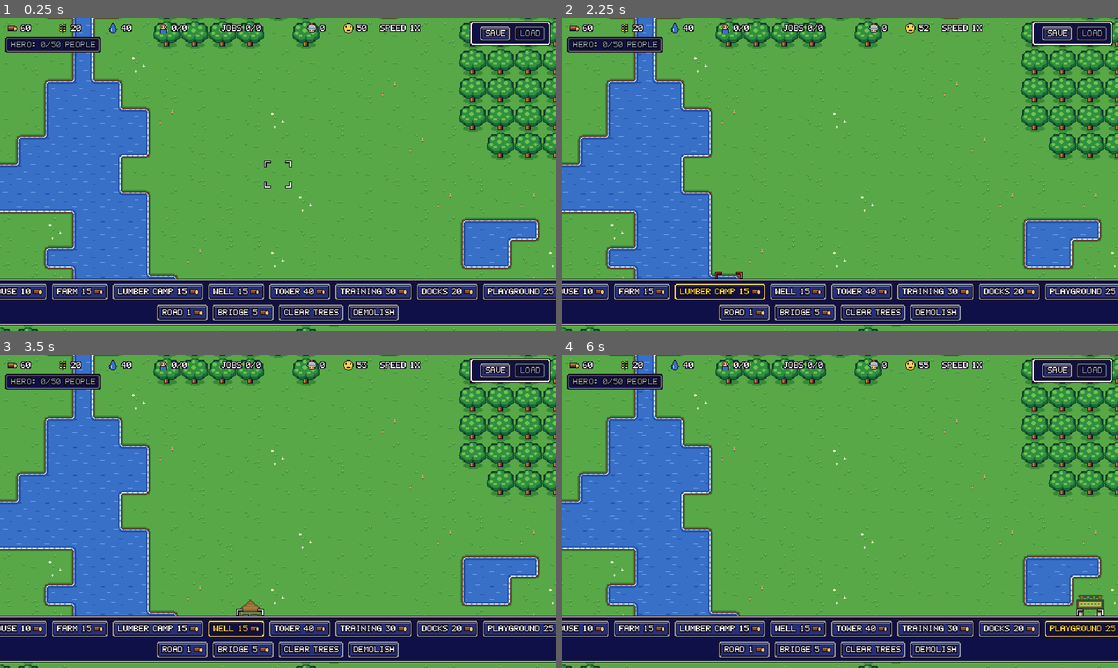
Above: before the commit, frames 1-4 (two rows, left to right).
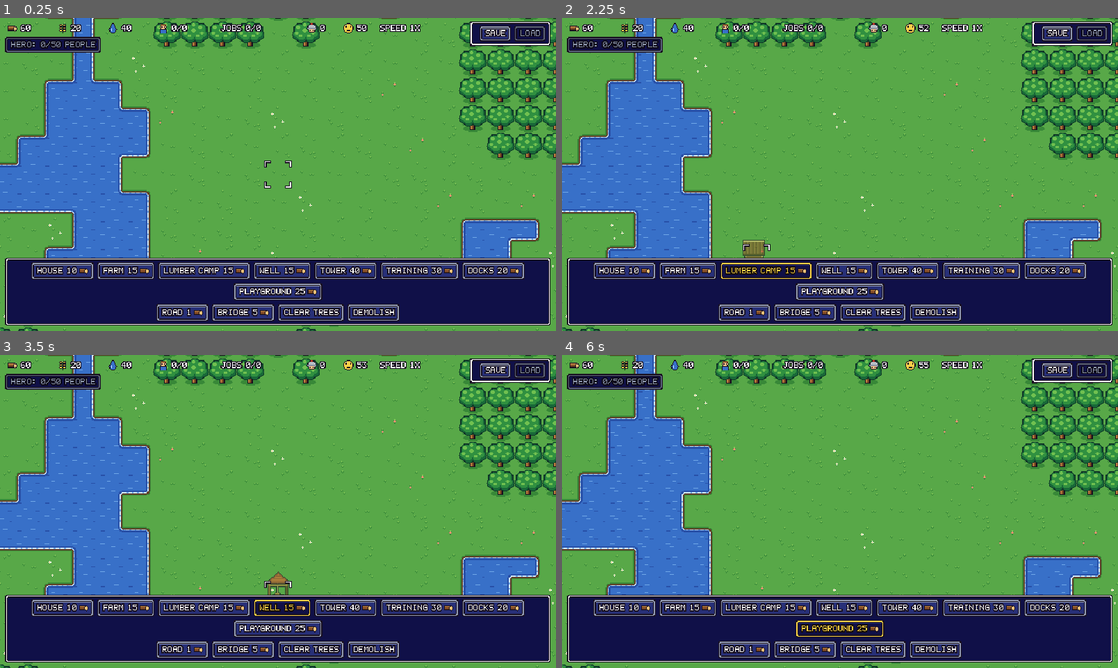
Above: after the commit, the same moments.

Repository: mogileoli/village-game
Game: Godot game, scene res://scenes/main.tscn
Same seed, same stepped clock (60 frames per second), same inputs: the game is played once before the commit and once after it.
Inputs:
- Up to frame 1 (0.25 s): no input
- Up to frame 2 (2.25 s): click "House 10" at 0.5 s; click "Farm 15" at 1.25 s; click "Lumber Camp 15" at 2 s
- Up to frame 3 (3.5 s): click "Well 15" at 2.75 s
- Up to frame 4 (6 s): click "Tower 40" at 3.5 s; click "Training 30" at 4.25 s; click "Docks 20" at 5 s; click "Playground 25" at 5.75 s

The runs differ from the first frame. In frame 1, 12% of the frame differs, in the area x 0-100%, y 76-99%; in frame 2, 12%; in frame 3, 12%, in the area x 0-100%, y 69-99%; in frame 4, 12%.

Commit message:
Connect playgrounds to happiness and fit the toolbar
- Fun now rises with running attractions: neutral without any, up to
  full when attractions entertain the whole village.
- A village badly short of food, water or jobs can't be happier than
  Okay, so being fed but jobless no longer counts as happy.
- Toolbar rows wrap, so Docks and Playground fit on 640px screens.

Co-Authored-By: Claude Opus 5.5 <noreply@anthropic.com>

Diff:
--- a/scenes/main.tscn
+++ b/scenes/main.tscn
@@ -433,6 +433,7 @@
 one_shot = true
 
 [node name="ToolPanel" type="PanelContainer" parent="HUD"]
+custom_minimum_size = Vector2(628, 0)
 anchors_preset = 7
 anchor_left = 0.5
 anchor_top = 1.0
@@ -446,12 +447,12 @@
 [node name="Rows" type="VBoxContainer" parent="HUD/ToolPanel"]
 layout_mode = 2
 
-[node name="BuildingTools" type="HBoxContainer" parent="HUD/ToolPanel/Rows"]
+[node name="BuildingTools" type="HFlowContainer" parent="HUD/ToolPanel/Rows"]
 unique_name_in_owner = true
 layout_mode = 2
 alignment = 1
 
-[node name="LandTools" type="HBoxContainer" parent="HUD/ToolPanel/Rows"]
+[node name="LandTools" type="HFlowContainer" parent="HUD/ToolPanel/Rows"]
 unique_name_in_owner = true
 layout_mode = 2
 alignment = 1
--- a/scripts/game/hud.gd
+++ b/scripts/game/hud.gd
@@ -89,8 +89,8 @@
 @onready var _teleport_button: Button = %TeleportButton
 @onready var _hero_creator: HeroCreator = %HeroCreator
 @onready var _playground_panel: PlaygroundPanel = %PlaygroundPanel
-@onready var _building_tools: HBoxContainer = %BuildingTools
-@onready var _land_tools: HBoxContainer = %LandTools
+@onready var _building_tools: HFlowContainer = %BuildingTools
+@onready var _land_tools: HFlowContainer = %LandTools
 @onready var _status: Label = %Status
 @onready var _status_timer: Timer = %StatusTimer
 @onready var _load_button: Button = %LoadButton
@@ -364,7 +364,7 @@
 		pressed.button_pressed = false
 
 
-func _add_tool(row: HBoxContainer, label: String, tool: StringName, icon: Texture2D) -> void:
+func _add_tool(row: HFlowContainer, label: String, tool: StringName, icon: Texture2D) -> void:
 	var button := Button.new()
 	button.text = label
 	button.icon = icon
--- a/scripts/sim/happiness.gd
+++ b/scripts/sim/happiness.gd
@@ -46,8 +46,13 @@
 ## Each building a dragon destroys adds this many ticks of fear, up to the most.
 const FEAR_TICKS_PER_LOST_BUILDING := 60
 const MAX_FEAR_TICKS := 240
-## Until there's something to do for fun, it neither helps nor hurts much.
+## Without any running attractions, fun neither helps nor hurts much. Running
+## attractions raise it toward 1 as they entertain more of the village.
 const NEUTRAL_SCORE := 0.5
+## A village badly short of any of these can't be happier than OKAY, however
+## well everything else is going.
+const ESSENTIALS: Array[StringName] = [&"food", &"water", &"jobs"]
+const ESSENTIAL_MINIMUM := 0.5
 
 ## Growth effects, counted in population rounds (one per VillageSim.POPULATION_INTERVAL).
 ## Happy villages get an extra settler every this many rounds, delighted ones more often.
@@ -80,7 +85,16 @@
 	for factor in FACTORS:
 		total += factor.weight * factor_scores[factor.id]
 		weights += factor.weight
-	return MAX_VALUE * total / weights
+	var mix := MAX_VALUE * total / weights
+	for essential in ESSENTIALS:
+		if factor_scores[essential] < ESSENTIAL_MINIMUM:
+			return minf(mix, _highest_okay_value())
+	return mix
+
+
+## Just under the HAPPY threshold.
+static func _highest_okay_value() -> float:
+	return LEVEL_THRESHOLDS[Level.HAPPY - 1] - 1.0 / STEPS_PER_POINT
 
 
 func update(sim: VillageSim) -> void:
@@ -225,5 +239,5 @@
 
 
 ## Hook for things to do for fun, such as a playground. Neutral until there are any.
-func _score_entertainment(_sim: VillageSim) -> float:
-	return NEUTRAL_SCORE
+func _score_entertainment(sim: VillageSim) -> float:
+	return NEUTRAL_SCORE + (1.0 - NEUTRAL_SCORE) * sim.entertainment()
--- a/tests/test_village_sim.gd
+++ b/tests/test_village_sim.gd
@@ -103,6 +103,7 @@
 	_test_demolishing_a_playground()
 	_test_playgrounds_save_and_load()
 	_test_older_saves_have_no_playgrounds()
+	_test_attractions_make_people_happier()
 	DirAccess.remove_absolute(TEST_SAVE)
 	print("FAILED: %d" % _failures if _failures else "All sim tests passed")
 	quit(1 if _failures else 0)
@@ -1769,7 +1770,7 @@
 		ids.append(factor.id)
 	_check(sim.happiness_factors().keys() == ids, "every factor is scored, in order")
 	_check(&"entertainment" in ids, "there's an entertainment hook")
-	_check(sim.happiness_factors()[&"entertainment"] == Happiness.NEUTRAL_SCORE, "entertainment is neutral for now")
+	_check(sim.happiness_factors()[&"entertainment"] == Happiness.NEUTRAL_SCORE, "with no attractions, fun is neutral")
 	_check(sim.happiness.value == Happiness.START_VALUE, "a new village starts in between")
 
 
@@ -1894,6 +1895,15 @@
 	hungry.food = 0
 	hungry.water = 10000
 	_check(Happiness.level_of(hungry.happiness.target(hungry)) <= Happiness.Level.OKAY, "running out of food alone is enough to stop being happy")
+	var jobless := _happiness_village(5, {&"farm": 1})
+	jobless.population = 20
+	jobless.food = 10000
+	jobless.water = 10000
+	for house in jobless.houses():
+		jobless.place_road(house + Vector2i.DOWN)
+	jobless.tick()
+	_check(jobless.happiness_factors()[&"jobs"] < Happiness.ESSENTIAL_MINIMUM, "test village is mostly jobless")
+	_check(Happiness.level_of(jobless.happiness.target(jobless)) == Happiness.Level.OKAY, "a fed but jobless village is only okay")
 	wretched.happiness.value = 0.0
 	var in_range := true
 	for i in range(1000):
@@ -2262,3 +2272,17 @@
 		_check(loaded != null, "a version %d save loads" % version)
 		if loaded != null:
 			_check(loaded.attraction_count() == 0 and loaded.entertainment() == 0.0, "with no attractions")
+
+
+func _test_attractions_make_people_happier() -> void:
+	var sim := _settled({Vector2i(20, 20): &"house", Vector2i(20, 22): &"house", Vector2i(24, 20): &"playground"}, 8)
+	sim.wood = 10000
+	var without := sim.happiness_factors()[&"entertainment"]
+	for attraction: StringName in VillageSim.ATTRACTIONS:
+		sim.build_attraction(Vector2i(24, 20), attraction)
+	for i in range(200):
+		sim.tick()
+	var with_fun := sim.happiness_factors()[&"entertainment"]
+	_check(without == Happiness.NEUTRAL_SCORE, "no running attractions is neutral fun")
+	_check(sim.entertainment() > 0.0 and with_fun > without, "running attractions raise fun: %f" % with_fun)
+	_check(with_fun == Happiness.NEUTRAL_SCORE + (1.0 - Happiness.NEUTRAL_SCORE) * sim.entertainment(), "fun follows entertainment()")
